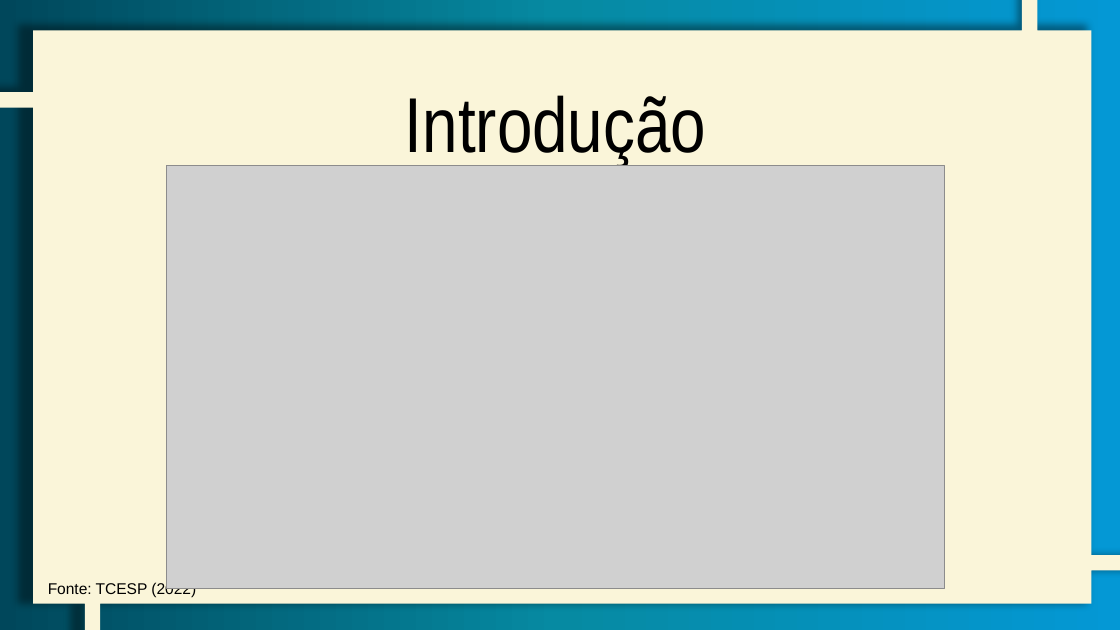
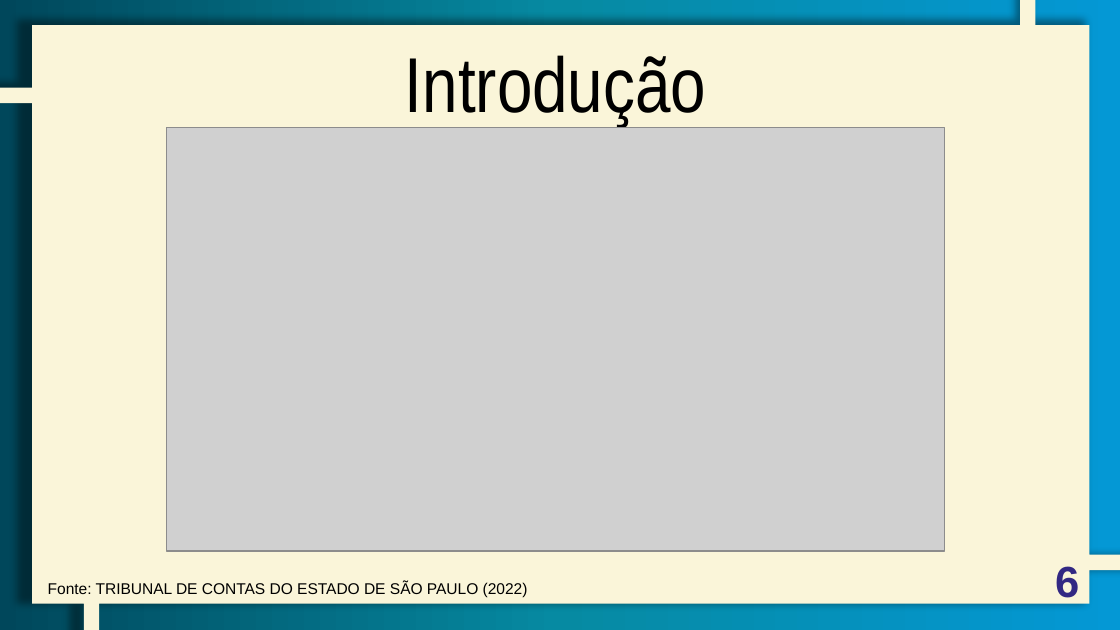
Before and after one commit to GC-Aguiar/tg-AplicacaoIntegradora, a slide deck: slide 6 of Documentação/Apresentação/Apresentação TGII - SIDBM.pptx. Drawn at 1120x630 pixels with LibreOffice and Linux fonts; fonts in the diff are those of the drawing; grey boxes stand for pictures. Boxes give left, top, right and bottom in pixels: in the first picture for what was removed or moved away, otherwise in the second. Text is boxed around its words. In the diff, an @@ line names an element or a change of style, - is before the commit and + after.

```diff
--- a/Documentação/Apresentação/Apresentação TGII - SIDBM.pptx
+++ b/Documentação/Apresentação/Apresentação TGII - SIDBM.pptx
@@ freeform shape at (0,0,1120,630): outline redrawn @@
@@ text "Introdução": place and size @@
-text "Introdução" at (405,95,706,167)
+text "Introdução" at (405,55,706,127)
@@ picture: place and size @@
-picture at (167,166,945,589)
+picture at (167,128,945,551)
@@ page number added at (1055,566,1079,606), 28 pt, text #322883, bold @@
+6
@@ text at (48,582,528,598): text changed @@
-Fonte: TCESP (2022)
+Fonte: TRIBUNAL DE CONTAS DO ESTADO DE SÃO PAULO (2022)
```
Also in this commit, not shown: 17 other slides changed, 9 slides added, 44 slides removed, 59 other files.
